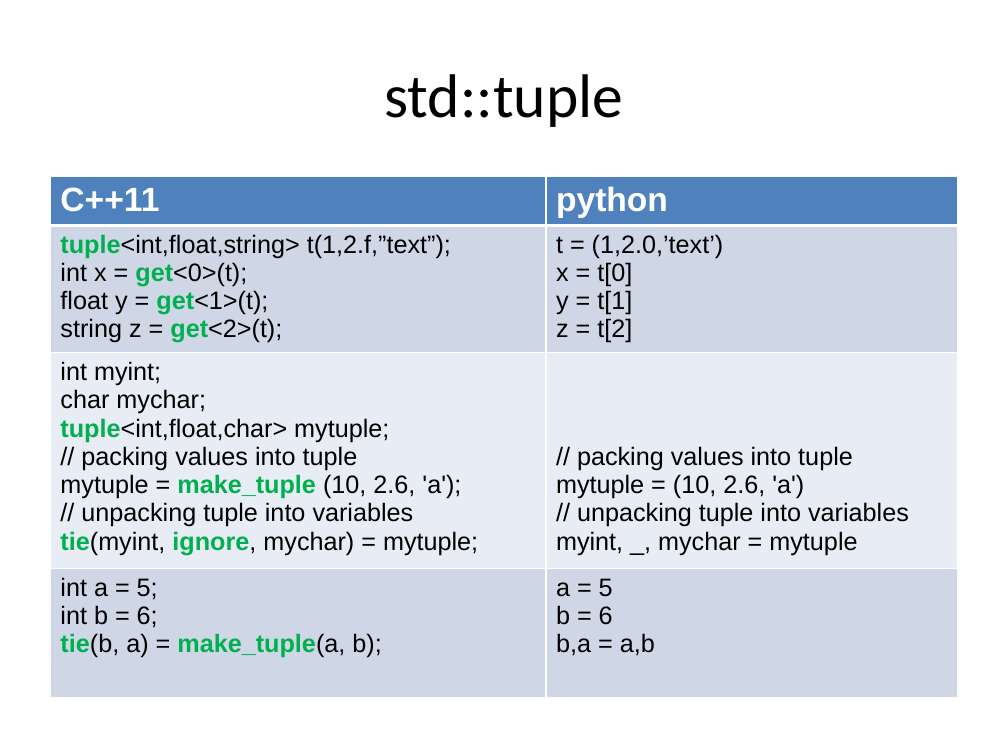
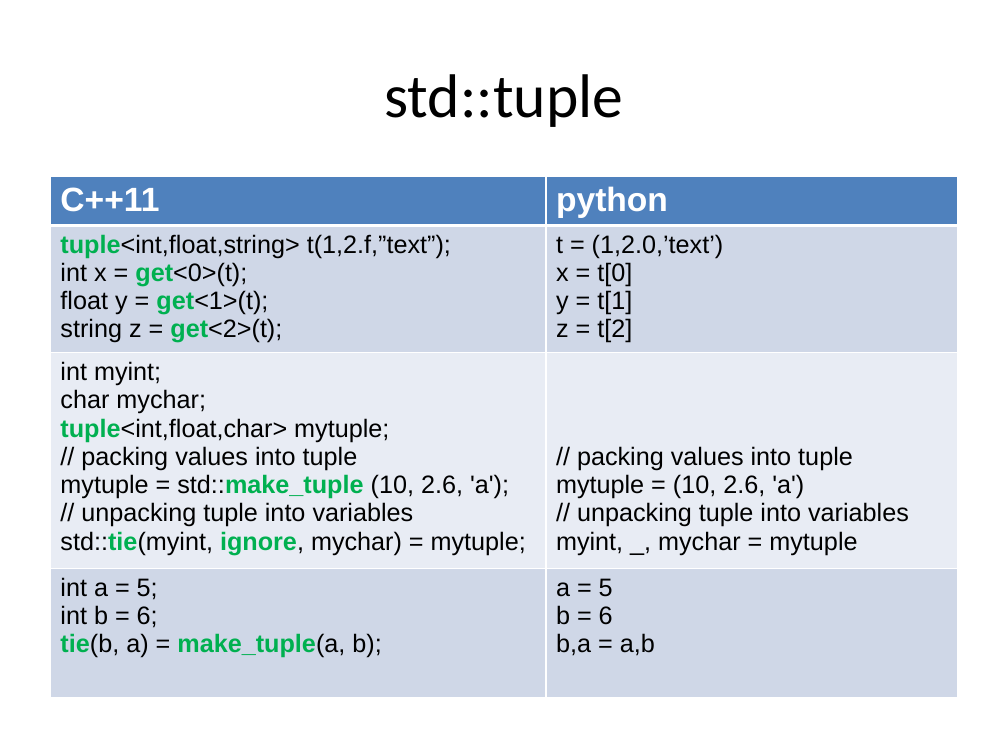
Before and after one commit to xtofl/cpp11training, a slide deck: slide 51 of slides/1.coreextensions-c11-121213071023-phpapp02-reordered.pptx (slide 50 before the commit). Drawn at 1008x756 pixels with LibreOffice and Linux fonts; fonts in the diff are those of the drawing. Boxes give left, top, right and bottom in pixels: in the first picture for what was removed or moved away, otherwise in the second. Text is boxed around its words. In the diff, an @@ line names an element or a change of style, - is before the commit and + after.

```diff
--- a/slides/1.coreextensions-c11-121213071023-phpapp02-reordered.pptx
+++ b/slides/1.coreextensions-c11-121213071023-phpapp02-reordered.pptx
@@ table at (50,176,958,662) @@
-row 3, column 1: int myint; / char mychar; / tuple<int,float,char> mytuple; / // packing values into tuple / mytuple = make_tuple (10, 2.6, 'a'); / // unpacking tuple into variables / tie(myint, ignore, mychar) = mytuple;
+row 3, column 1: int myint; / char mychar; / tuple<int,float,char> mytuple; / // packing values into tuple / mytuple = std::make_tuple (10, 2.6, 'a'); / // unpacking tuple into variables / std::tie(myint, ignore, mychar) = mytuple;
```
Also in this commit, not shown: 28 other slides changed, 3 slides added, 2 other files.
